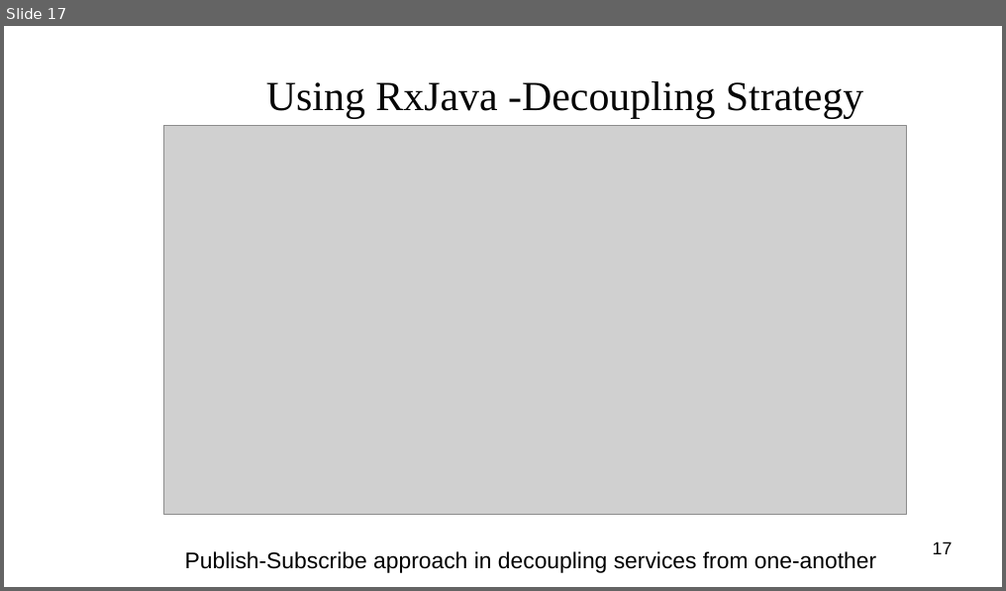
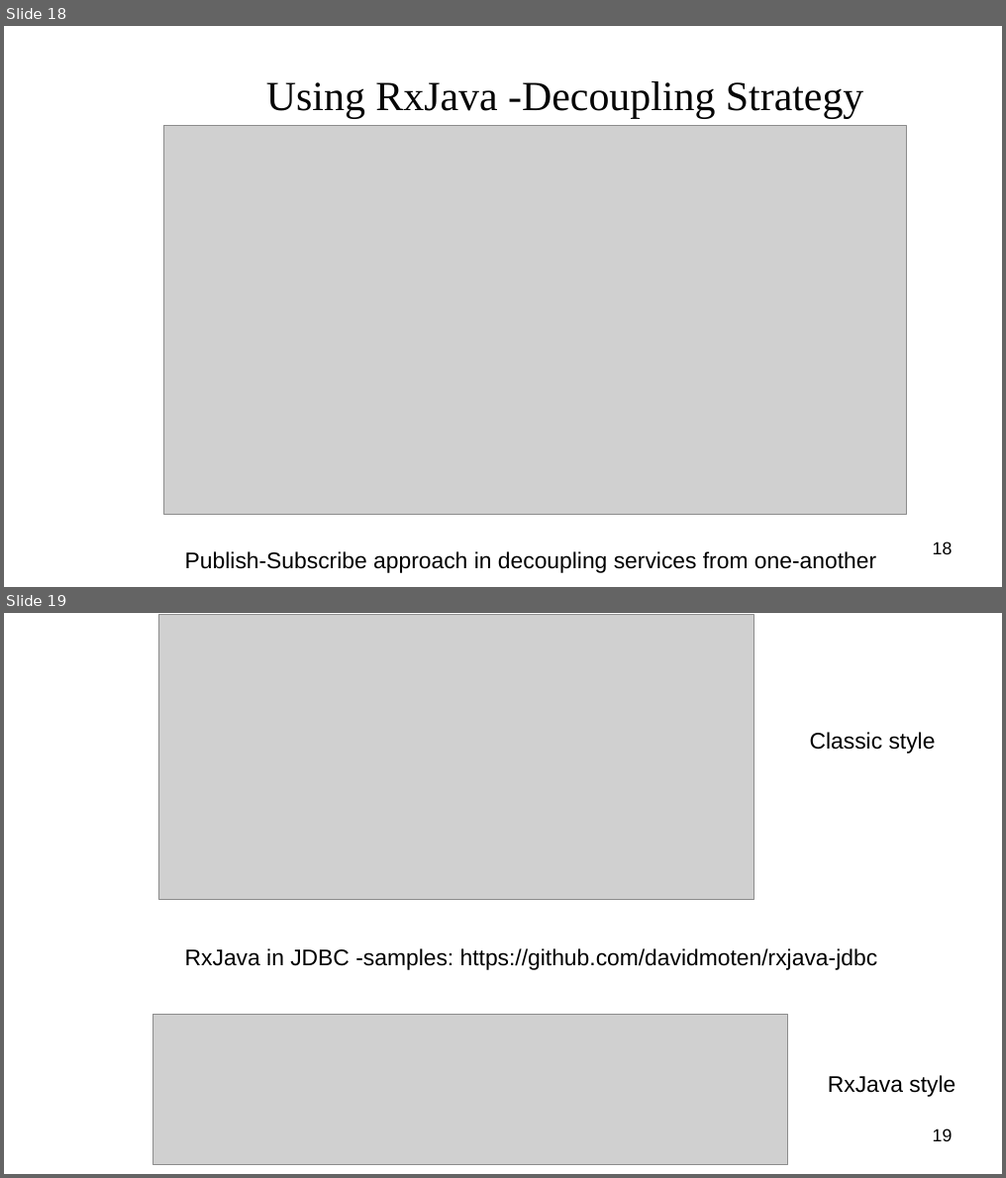
Before and after one commit to popovici-gabriel/projects, a slide deck: rx-samples/docs/Reactive Programming.odp. Shown one above the other, each under a label of ours: slide 17 before the commit, slides 18 and 19 after it. The pictures are 1006x591 and 1006x1178 pixels, drawn with LibreOffice and Linux fonts; fonts in the diff are those of the drawing; grey boxes stand for pictures; background and template pictures are left out. Boxes give left, top, right and bottom in pixels: in the first picture for what was removed or moved away, otherwise in the second. Text is boxed around its words. In the diff, an @@ line names an element or a change of style, - is before the commit and + after.

Commit message:
rx-samples: some jdbc code

```diff
--- a/rx-samples/docs/Reactive Programming.odp
+++ b/rx-samples/docs/Reactive Programming.odp
@@ slide 19 added at bbox=[4, 613, 1002, 1174], background picture (left out) @@
@@ picture added at bbox=[158, 615, 754, 899] @@
@@ text added at bbox=[810, 732, 936, 754], 18 pt, text #000000 @@
+Classic style
@@ text added at bbox=[185, 949, 878, 970], 18 pt, text #000000 @@
+RxJava in JDBC -samples: https://github.com/davidmoten/rxjava-jdbc
@@ picture added at bbox=[152, 1015, 787, 1165] @@
@@ text added at bbox=[828, 1075, 955, 1097], 18 pt, text #000000 @@
+RxJava style
@@ page number added at bbox=[933, 1129, 952, 1142], 14 pt, text #000000 @@
+19
@@ what was slide 17 is now slide 18 @@
@@ page number at bbox=[933, 542, 952, 555]: text changed @@
-17
+18
```
Also in this commit, not shown: 1 other slide added, 6 other files.
